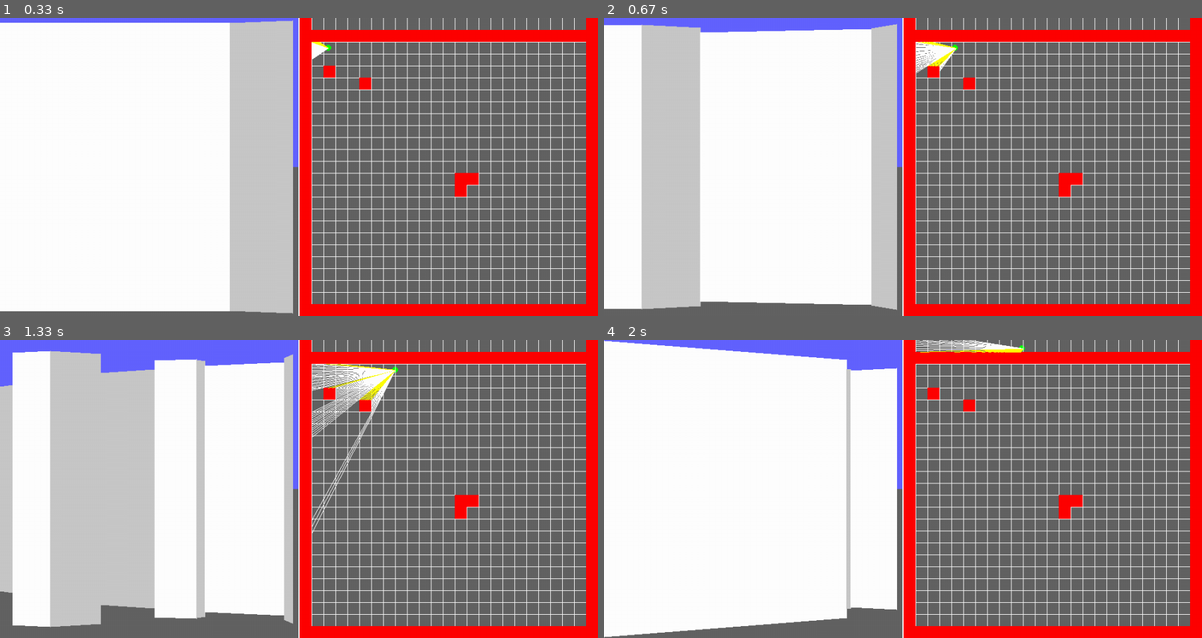
Above: before the commit, frames 1-4 (two rows, left to right).
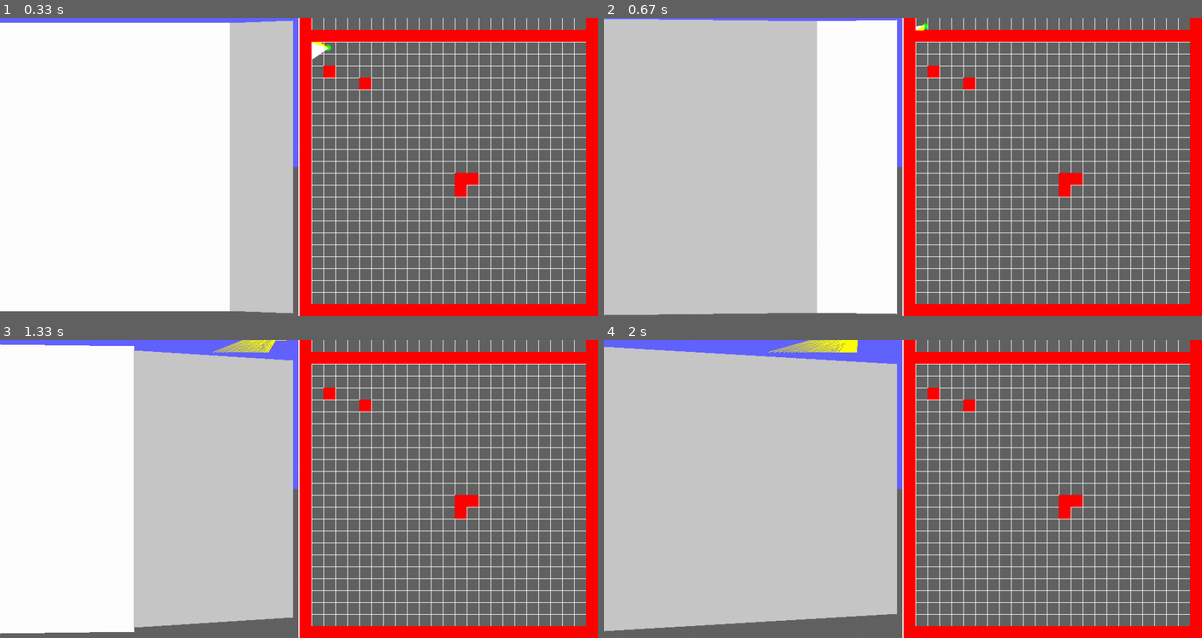
Above: after the commit, the same moments.

Repository: B8its/Pygame-Raycaster
Game: pygame game, started from main.py
Same seed, same stepped clock (60 frames per second), same inputs: the game is played once before the commit and once after it.
Inputs (mouse positions are in pixels of both pictures, inside the frame that each line leads up to):
- Up to frame 1 (0.33 s): no input
- Up to frame 2 (0.67 s): hold Q from 0.33 s (still down); hold D from 0.33 s (still down); move the mouse to (879, 178) at 0.37 s
- Up to frame 3 (1.33 s): release Q at 0.8 s; release D at 0.8 s; hold D 0.83-1.3 s; move the mouse to (490, 480) at 0.87 s
- Up to frame 4 (2 s): hold W 1.33-1.63 s; move the mouse to (759, 491) at 1.37 s; hold D from 1.67 s (still down); move the mouse to (717, 444) at 1.7 s; tap E at 1.82 s

Frame 1 is identical in both runs. In frame 2, 31% of the frame differs, in the area x 0-60%, y 0-100%; in frame 3, 37%; in frame 4, 45%, in the area x 0-71%, y 0-100%.

Commit message:
Update main.py
An almost working No fish eye effect raycaster. However, completing the raycaster without the rewriting it seems way too inefficient, and i think im going to rewrite the entire raycasting code with the fisheye effect in mind. 
It would be easier to test out something which I searched up about the fish eye effect, where the end of each ray has equal spacing, which would be difficult, but not such a mess like the current code.

Diff:
--- a/main.py
+++ b/main.py
@@ -178,8 +178,10 @@
         trueI = 0
         gpo = int(gposx)
         gpb = int(gposy)
-        last = [[0,0], 0, 'n']
-        past = [[0,0],0,'n']
+        gypoint = []
+        gxpoint = []
+        last = [[0,0], 0, 'n', []]
+        past = [[0,0],0,'n',[]]
 
         px = [[0,0],0 ,'n']
         py = [[0,0],0 ,'n']
@@ -215,13 +217,13 @@
                     ydist = (math.tan(numpy.radians(270-ang))*((i*20)+gx))
                     xpoint = [(((gpo)*20)+502)-(i*20), self.y+ydist]
 
-                    gpoint = [int((xpoint[0]-502)/20), int(xpoint[1]/20)]
+                    gxpoint = [int((xpoint[0]-502)/20), int(xpoint[1]/20)]
                     #pygame.draw.line(screen, (0,0,255), [(((gpo)*20)+502)-(i*20),self.y], point)
 
 
                     try:
                         #pygame.draw.line(screen, (0,255,0), [self.x, self.y], xpoint)
-                        if lvl[gpoint[0]-1, gpoint[1]] >0:
+                        if lvl[gxpoint[0]-1, gxpoint[1]] >0:
 
                             xtdist = math.sqrt((xdist)**2+(ydist)**2)
                             adist  = math.cos(numpy.radians(tang))*xtdist
@@ -244,14 +246,14 @@
                     ydist = math.tan(numpy.radians(90-ang))*((i*20)+gx)
                     xpoint = [f*20+502, self.y-ydist]
 
-                    gpoint = [int((xpoint[0]-502)/20), int(xpoint[1]/20)]
+                    gxpoint = [int((xpoint[0]-502)/20), int(xpoint[1]/20)]
 
                     #pygame.draw.line(screen, (0,0,255), [f*20+502,self.y], point)
 
 
                     try:
                         #pygame.draw.line(screen, (0,255,0), [self.x, self.y], xpoint)
-                        if lvl[gpoint[0], gpoint[1]] >0:
+                        if lvl[gxpoint[0], gxpoint[1]] >0:
 
                             xtdist = math.sqrt((xdist)**2+(ydist)**2)
                             adist = math.cos(numpy.radians(tang))*xtdist
@@ -275,13 +277,13 @@
                     ydist = (gy+i*20)
                     ypoint = [self.x+xdist, self.y-ydist]
 
-                    gpoint = [int((ypoint[0]-502)/20), int(ypoint[1]/20)]
+                    gypoint = [int((ypoint[0]-502)/20), int(ypoint[1]/20)]
 
 
 
                     try:
                         #pygame.draw.line(screen, (255,255,0), [self.x, self.y], ypoint)
-                        if lvl[gpoint[0], gpoint[1]-1] >0:
+                        if lvl[gypoint[0], gypoint[1]-1] >0:
                             ytdist  = math.sqrt((xdist)**2+(ydist)**2)
                             bdist = math.cos(numpy.radians(tang))*ytdist
 
@@ -304,12 +306,12 @@
 
                     ypoint = [self.x-xdist, f*20]
 
-                    gpoint = [int((ypoint[0]-502)/20), int(ypoint[1]/20)]
+                    gypoint = [int((ypoint[0]-502)/20), int(ypoint[1]/20)]
 
 
                     try:
                         #pygame.draw.line(screen, (255,255,0), [self.x, self.y], ypoint)
-                        if lvl[gpoint[0], gpoint[1]] >0:
+                        if lvl[gypoint[0], gypoint[1]] >0:
                             ytdist = math.sqrt((xdist)**2+(ydist)**2)
 
                             bdist = math.cos(numpy.radians(tang))*ytdist
@@ -320,8 +322,8 @@
 
 
 
-            px = [[trueI+1, 500-(adist/800*500)], xtdist, 'x']
-            py = [[trueI+1, 500-(bdist/800*500)], ytdist, 'y']
+            px = [[trueI+1, 500-(adist/800*500)], xtdist, 'x', gxpoint]
+            py = [[trueI+1, 500-(bdist/800*500)], ytdist, 'y', gypoint]
             tpast = past
             if ang !=0 and ang != 360:
                 #print('a')
@@ -331,22 +333,38 @@
                     if last[1] == 0:
 
                         past = py
-                        last =[[trueI, 500-(bdist/800*500)], ytdist, 'y']
-
-                    if last[2] == 'y' and  past[2] == 'y' and abs(past[1]-ytdist) <40:
+                        last =[[trueI, 500-(bdist/800*500)], ytdist, 'y', gypoint]
+
+                    if last[2] == 'y' and  past[2] == 'y' and  gypoint[1] == last[3][1]:
 
                         past = py
 
 
                     else:
-
-                        pygame.draw.polygon(screen, (255,255,255), (
-                            (last[0][0]*width, 250+last[0][1]/2),
-                            (last[0][0]*width, 250-last[0][1]/2),
-                            (past[0][0]*width, 250-past[0][1]/2),
-                            (past[0][0]*width, 250+past[0][1]/2)
-                        ))
-                        last = [[trueI, 500-(bdist/800*500)], ytdist, 'y']
+                        try:
+                            if abs(last[3][0]-gypoint[0])<=1 and (lvl[gypoint[0], gypoint[1]-1] >= 1 or lvl[gypoint[0], gypoint[1]+1]>=1):
+                                pygame.draw.polygon(screen, (255,255,255), (
+                                    (last[0][0]*width, 250+last[0][1]/2),
+                                    (last[0][0]*width, 250-last[0][1]/2),
+                                    (py[0][0]*width, 250-py[0][1]/2),
+                                    (py[0][0]*width, 250+py[0][1]/2)
+                                ))
+                            else:
+                                pygame.draw.polygon(screen, (255,255,255), (
+                                    (last[0][0]*width, 250+last[0][1]/2),
+                                    (last[0][0]*width, 250-last[0][1]/2),
+                                    (past[0][0]*width, 250-past[0][1]/2),
+                                    (past[0][0]*width, 250+past[0][1]/2)
+                                ))
+                        except:
+
+                                pygame.draw.polygon(screen, (255,255,255), (
+                                    (last[0][0]*width, 250+last[0][1]/2),
+                                    (last[0][0]*width, 250-last[0][1]/2),
+                                    (past[0][0]*width, 250-past[0][1]/2),
+                                    (past[0][0]*width, 250+past[0][1]/2)
+                                ))
+                        last = [[trueI, 500-(bdist/800*500)], ytdist, 'y', gypoint]
                         past = py
                 else:
 
@@ -355,21 +373,39 @@
                     if last[2] == 'n' or last[1] == 10001:
 
                         past = px
-                        last = [[trueI, 500-(adist/800*500)], xtdist, 'x']
-                    if last[2] == 'x' and past[2] == 'x' and abs(past[1]-xtdist) <40:
+                        last = [[trueI, 500-(adist/800*500)], xtdist, 'x', gxpoint]
+                    if last[2] == 'x' and past[2] == 'x' and gxpoint[0] == last[3][0]:
 
                         past = px
 
                     else:
                         #print("c")
-                        pygame.draw.polygon(screen, (200,200,200), (
-                            (last[0][0]*width, 250+last[0][1]/2),
-                            (last[0][0]*width, 250-last[0][1]/2),
-                            (past[0][0]*width, 250-past[0][1]/2),
-                            (past[0][0]*width, 250+past[0][1]/2)
-                        ))
+                        try:
+
+                            if abs(last[3][1]-gxpoint[1])<=1 and (lvl[gxpoint[0]-1, gxpoint[1]] >= 1 or lvl[gxpoint[0]+1, gxpoint[1]]>=1):
+                                pygame.draw.polygon(screen, (200,200,200), (
+                                    (last[0][0]*width, 250+last[0][1]/2),
+                                    (last[0][0]*width, 250-last[0][1]/2),
+                                    (px[0][0]*width, 250-px[0][1]/2),
+                                    (px[0][0]*width, 250+px[0][1]/2)
+                                ))
+                            else:
+                                pygame.draw.polygon(screen, (200,200,200), (
+                                    (last[0][0]*width, 250+last[0][1]/2),
+                                    (last[0][0]*width, 250-last[0][1]/2),
+                                    (past[0][0]*width, 250-past[0][1]/2),
+                                    (past[0][0]*width, 250+past[0][1]/2)
+                                ))
+                        except:
+                                pygame.draw.polygon(screen, (200,200,200), (
+                                    (last[0][0]*width, 250+last[0][1]/2),
+                                    (last[0][0]*width, 250-last[0][1]/2),
+                                    (past[0][0]*width, 250-past[0][1]/2),
+                                    (past[0][0]*width, 250+past[0][1]/2)
+                                ))
+
                         past = px
-                        last =   [[trueI, 500-(adist/800*500)], xtdist, 'x']
+                        last =   [[trueI, 500-(adist/800*500)], xtdist, 'x', gxpoint]
                    # print(last, past, xtdist, ytdist)
                     # print(px,py, self.angle)
 
@@ -425,7 +461,7 @@
         player.drawGridin(levels.lvl1)
         player.drawGridPlayer()
         plane.drawgrid()
-        player.movement()
+        player.DirectionalMovement()
         plane.drawblock(levels.lvl1)
         #player.raycast(levels.lvl1)
         player.raycaster(levels.lvl1)
